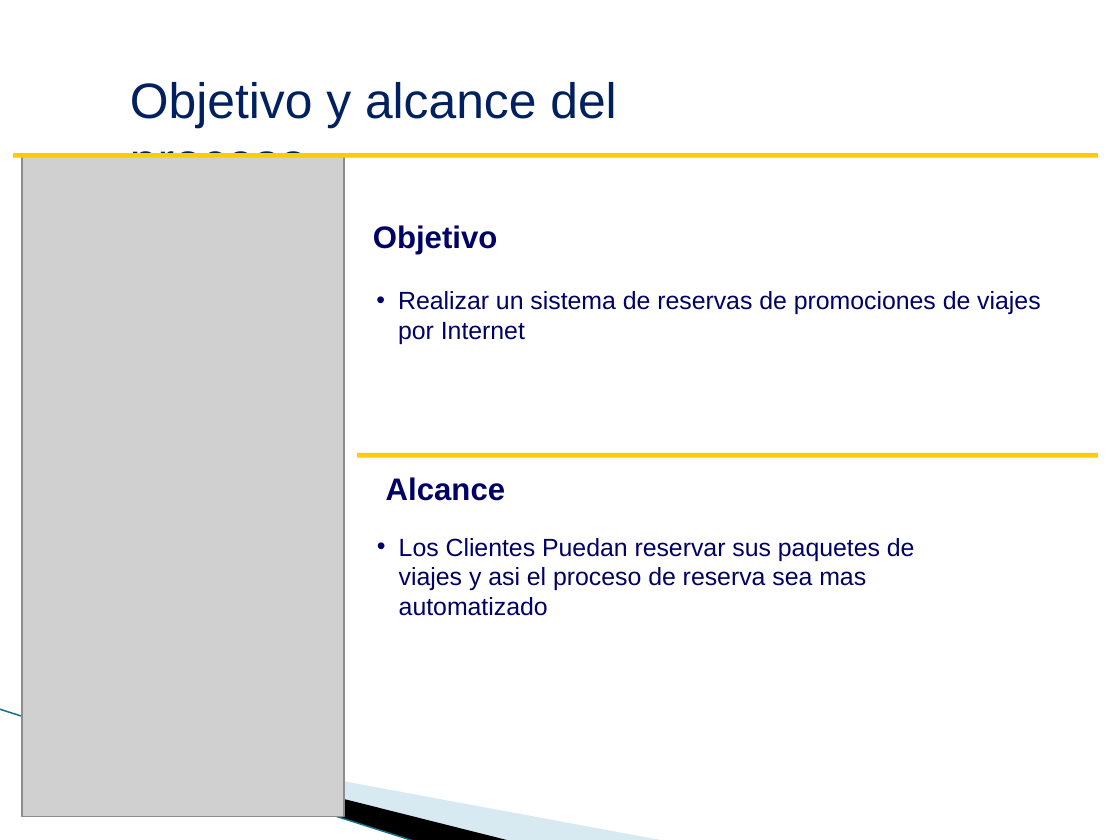
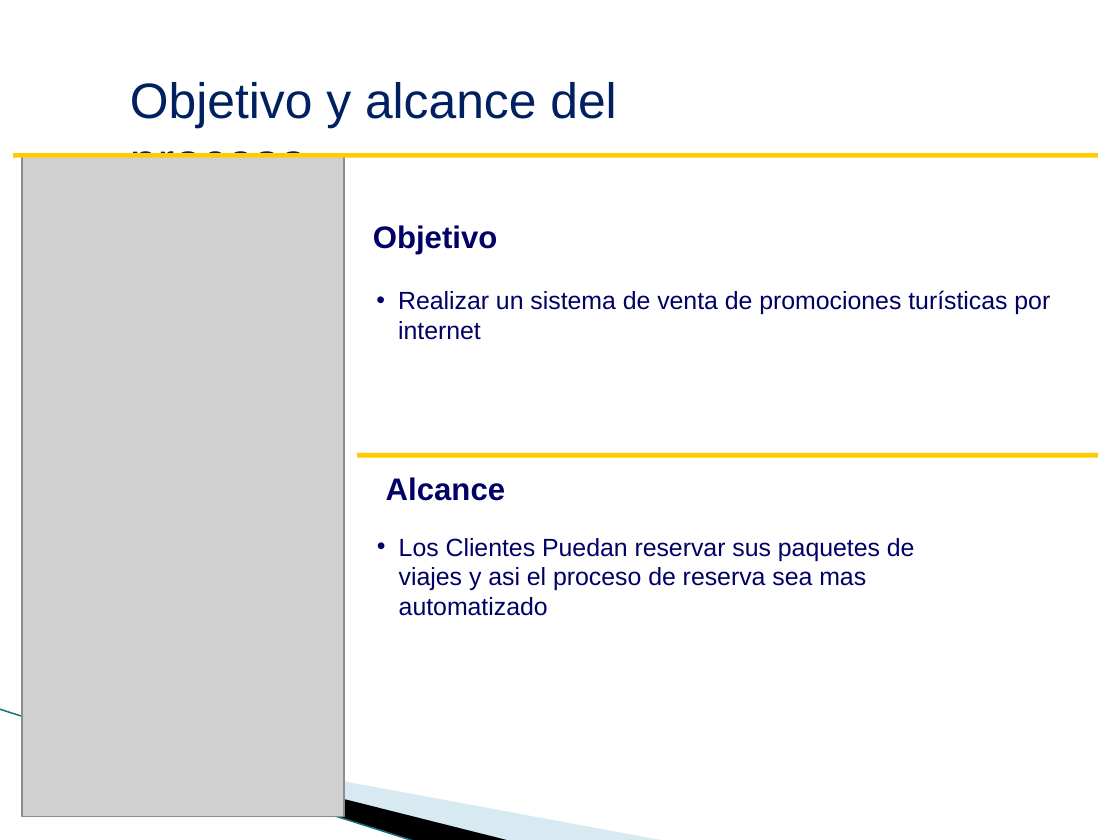
Before and after one commit to CreativeCheeseGame/BoundPhysic, a slide deck: slide 4 of Area de Proceso PP-PMC/PGPRO_0.2_2015 Proceso_de_gestion_de_proyectos.ppt.pptx. Drawn at 1120x840 pixels with LibreOffice and Linux fonts; fonts in the diff are those of the drawing; grey boxes stand for pictures; background and template pictures are left out. Boxes give left, top, right and bottom in pixels: in the first picture for what was removed or moved away, otherwise in the second. Text is boxed around its words. In the diff, an @@ line names an element or a change of style, - is before the commit and + after.

```diff
--- a/Area de Proceso PP-PMC/PGPRO_0.2_2015 Proceso_de_gestion_de_proyectos.ppt.pptx
+++ b/Area de Proceso PP-PMC/PGPRO_0.2_2015 Proceso_de_gestion_de_proyectos.ppt.pptx
@@ text at [398,290,1050,340]: text changed @@
-• Realizar un sistema de reservas de promociones de viajes por Internet
+• Realizar un sistema de venta de promociones turísticas por internet
```
Also in this commit, not shown: 7 other slides changed, 3 slides removed, 17 other files.
